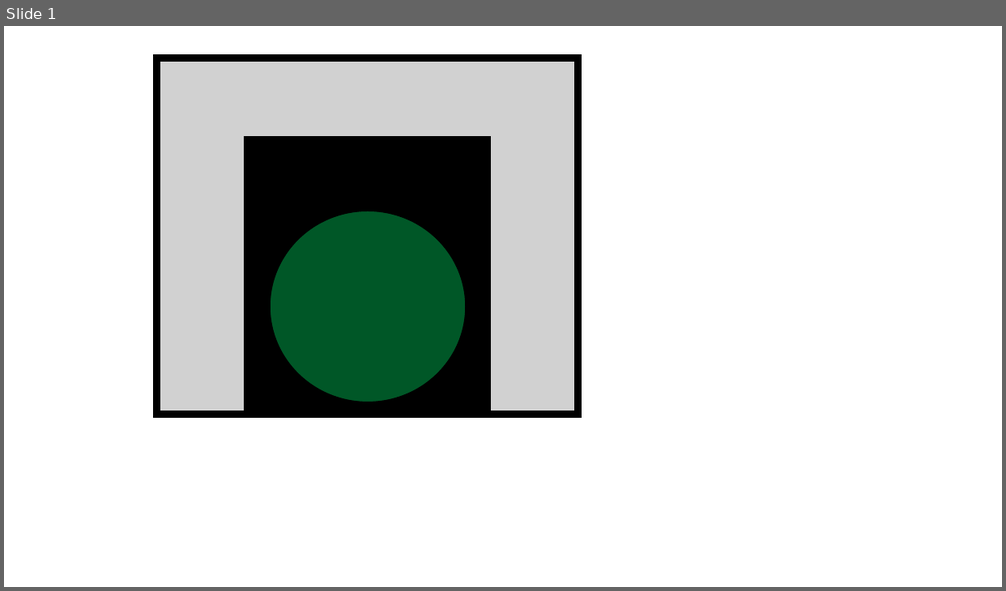
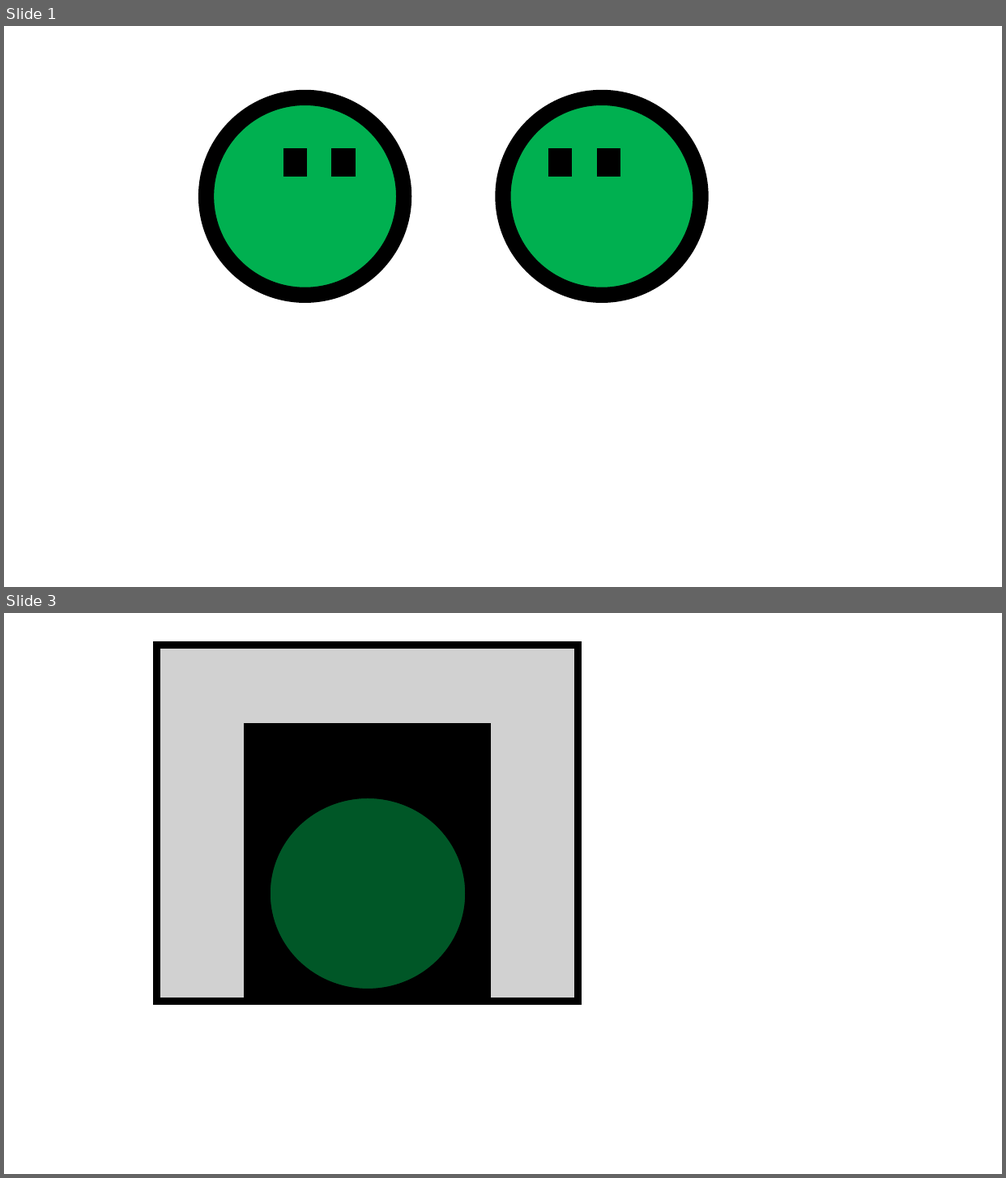
Before and after one commit to JoqTheJJ/IC-8048-Simulador_Virus, a slide deck: Documentacion/Sprites o imagenes/Sprites.pptx. Shown one above the other, each under a label of ours: slide 1 before the commit, slides 1 and 3 after it; the slides between them are not shown. The pictures are 1006x591 and 1006x1178 pixels, drawn with LibreOffice and Linux fonts; fonts in the diff are those of the drawing. Boxes give left, top, right and bottom in pixels: in the first picture for what was removed or moved away, otherwise in the second. Text is boxed around its words. In the diff, an @@ line names an element or a change of style, - is before the commit and + after.

```diff
--- a/Documentacion/Sprites o imagenes/Sprites.pptx
+++ b/Documentacion/Sprites o imagenes/Sprites.pptx
@@ slide 1 added at [4,26,1002,587], background #FFFFFF @@
@@ ellipse added at [206,98,404,296], fill #00B050, outline #000000 15 pt @@
@@ ellipse added at [503,98,701,296], fill #00B050, outline #000000 15 pt @@
@@ rectangle added at [292,156,300,169], fill #000000, outline #000000 15 pt @@
@@ rectangle added at [339,156,347,169], fill #000000, outline #000000 15 pt @@
@@ rectangle added at [556,156,565,169], fill #000000, outline #000000 15 pt @@
@@ rectangle added at [604,156,612,169], fill #000000, outline #000000 15 pt @@
@@ what was slide 1 is now slide 3 @@
```
Also in this commit, not shown: 1 other slide added, 1 other file.
